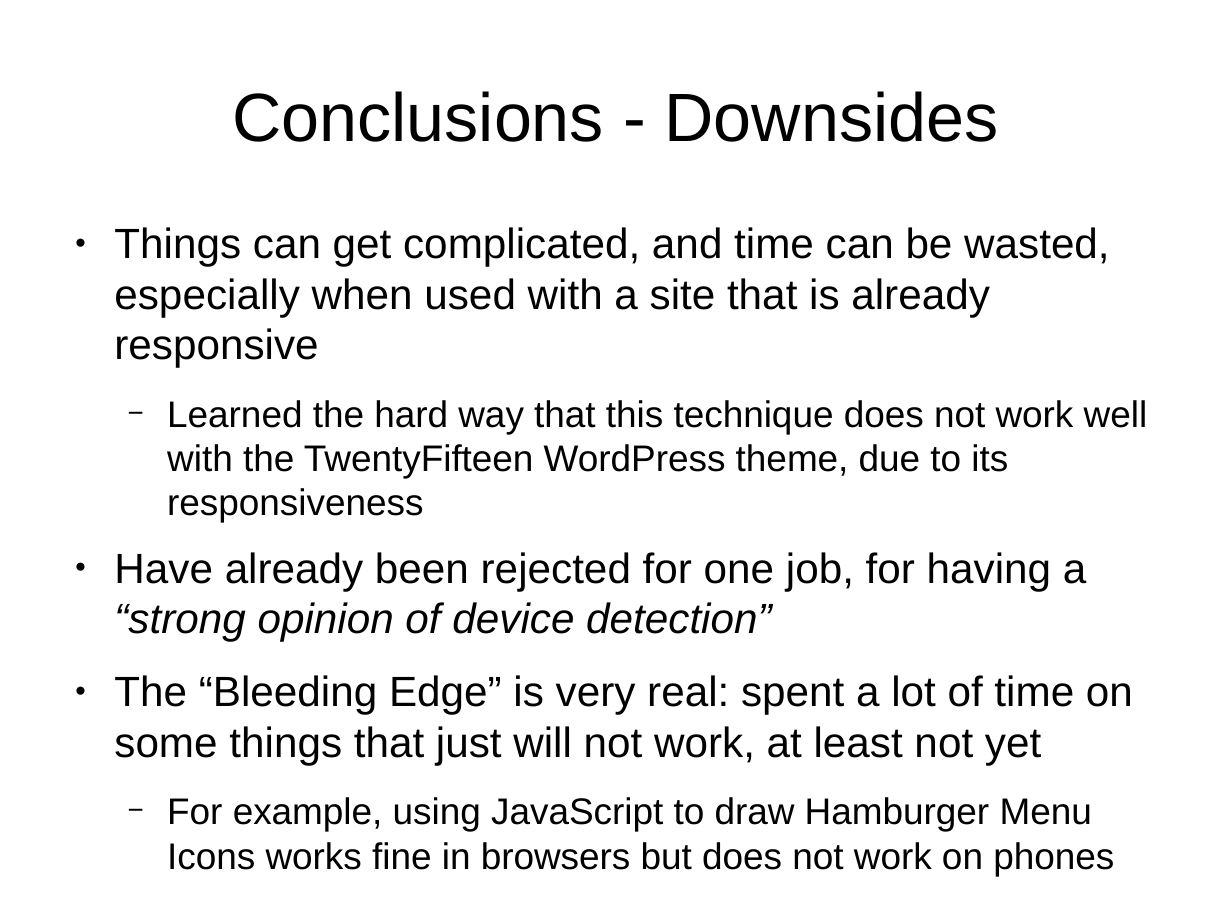
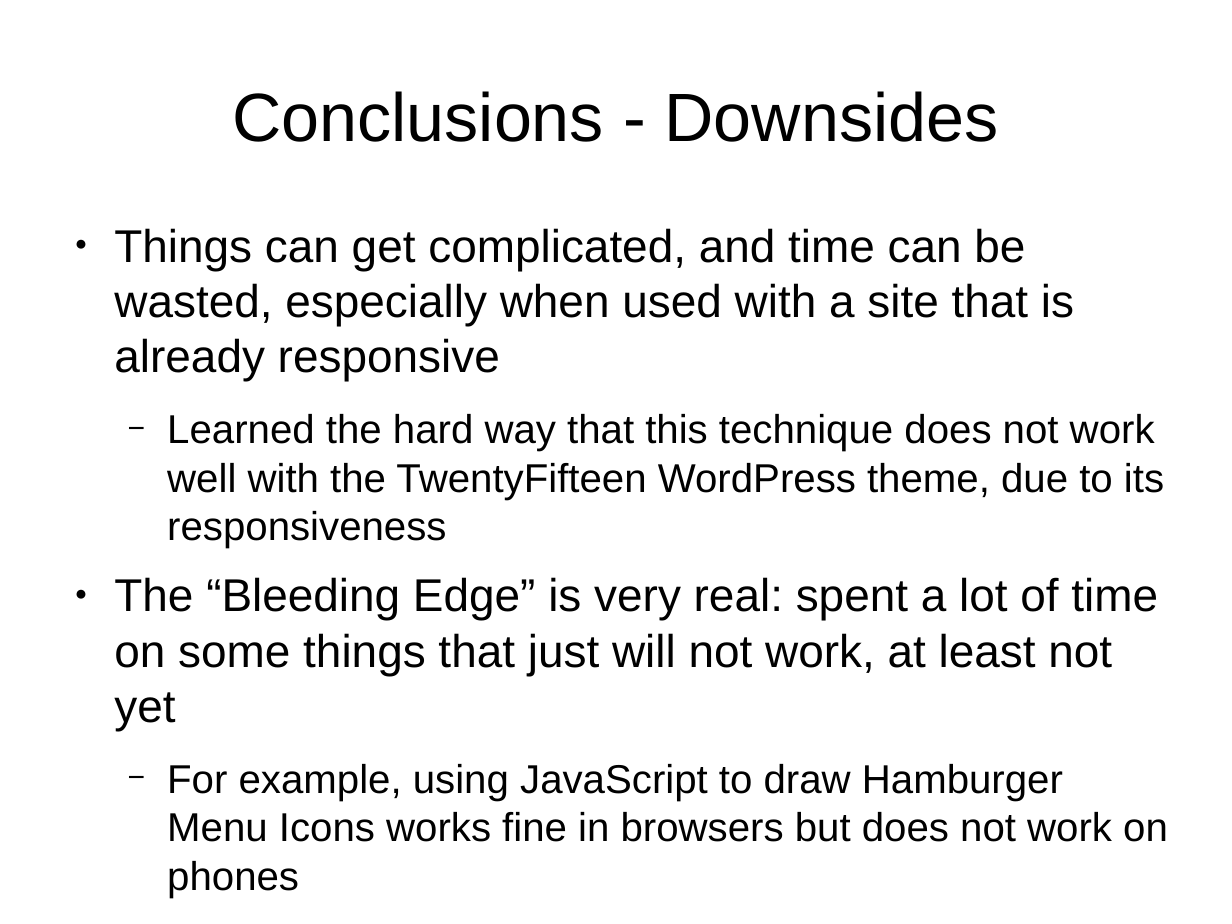
Before and after one commit to tomwhartung/jmws_accoutrements, a slide deck: slide 21 of presentations/2016_07-Drupal/9-slides.odp (slide 18 before the commit). Drawn at 1232x924 pixels with LibreOffice and Linux fonts; fonts in the diff are those of the drawing. Boxes give left, top, right and bottom in pixels: in the first picture for what was removed or moved away, otherwise in the second. Text is boxed around its words. In the diff, an @@ line names an element or a change of style, - is before the commit and + after.

```diff
--- a/presentations/2016_07-Drupal/9-slides.odp
+++ b/presentations/2016_07-Drupal/9-slides.odp
@@ text "Things can get complicated, and ..." at box(114, 228, 1168, 898): size 27.2 to 29.6 pt in "Things can get complicated, and time can ...", "The “Bleeding Edge” is very real: spent ..."; size 23.8 to 25.9 pt in "Learned the hard way that this technique ...", "For example, using JavaScript to draw Hamburger ..." @@
@@ text at box(114, 552, 1086, 642): paragraph removed @@
-● Have already been rejected for one job, for having a “strong opinion of device detection”
```
Also in this commit, not shown: 4 other slides changed, 4 slides added, 1 slide removed.
